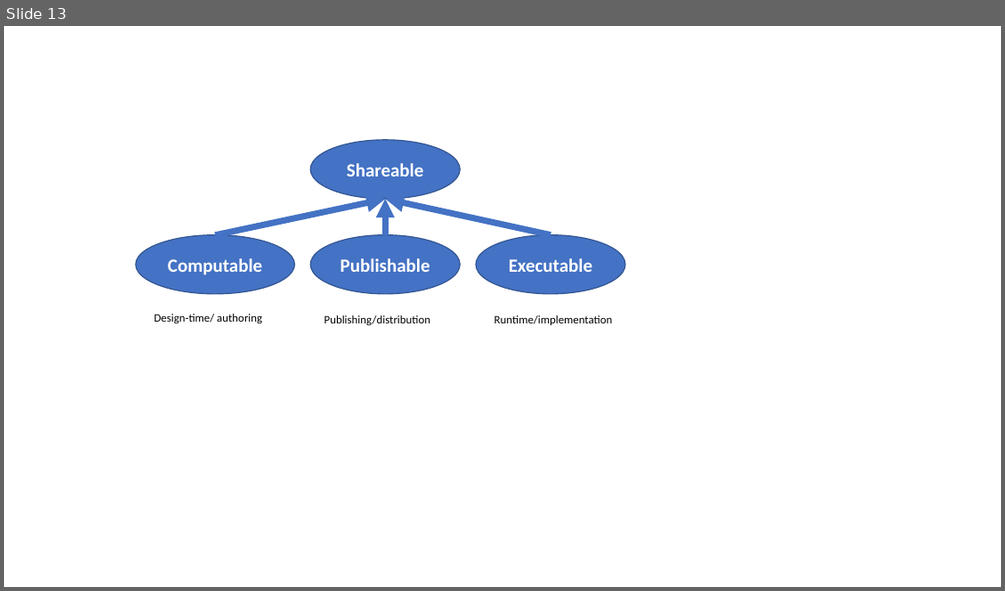
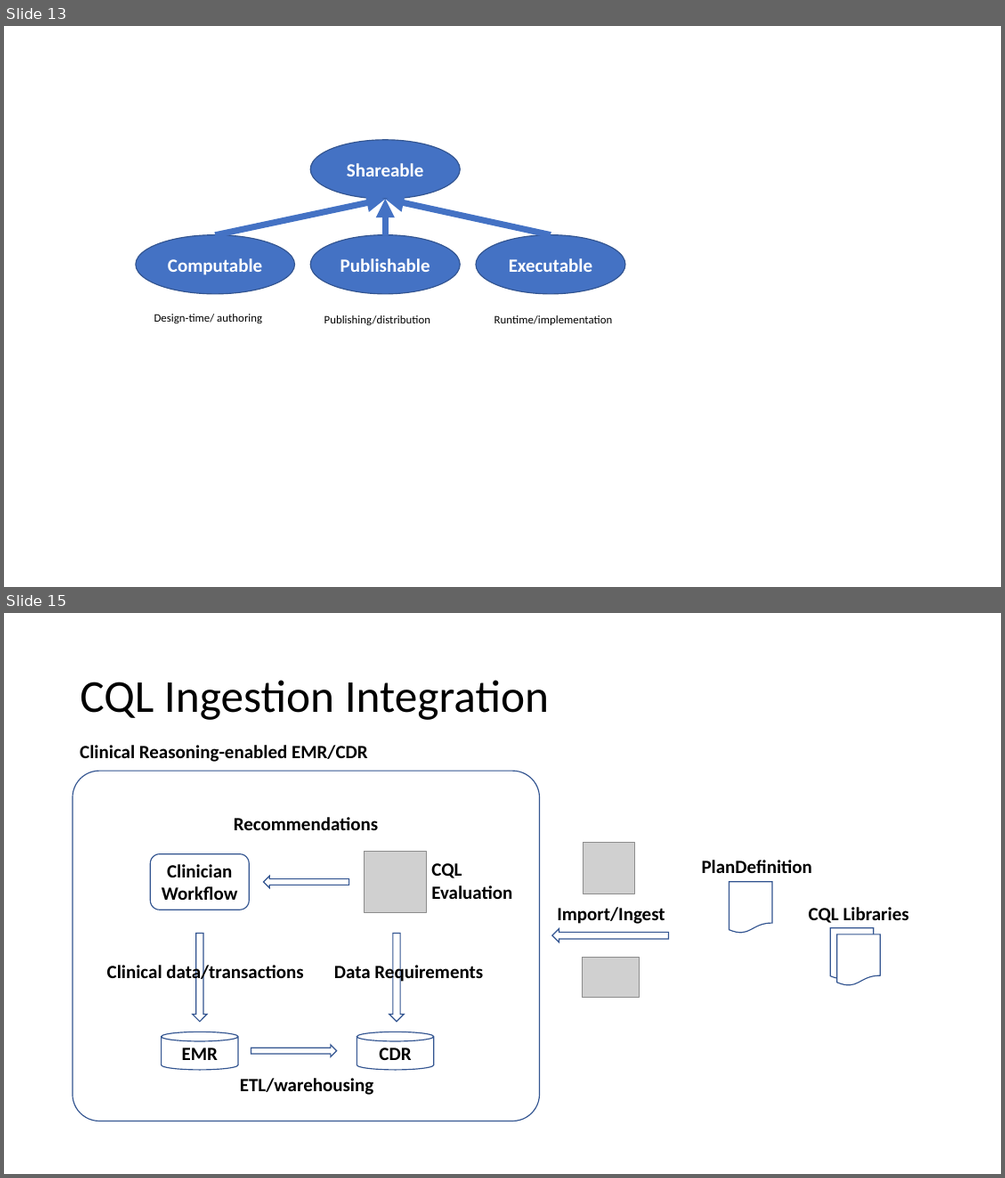
Before and after one commit to HL7/cqf-recommendations, a slide deck: docs/common-diagrams.pptx. Shown one above the other, each under a label of ours: slide 13 before the commit, slides 13 and 15 after it; the slides between them are not shown. The pictures are 1005x591 and 1005x1178 pixels, drawn with LibreOffice and Linux fonts; fonts in the diff are those of the drawing; grey boxes stand for pictures. Boxes give left, top, right and bottom in pixels: in the first picture for what was removed or moved away, otherwise in the second. Text is boxed around its words. In the diff, an @@ line names an element or a change of style, - is before the commit and + after.

```diff
--- a/docs/common-diagrams.pptx
+++ b/docs/common-diagrams.pptx
@@ slide 15 added at (4,613,1001,1174), background #FFFFFF @@
@@ title added at (80,680,549,720), 44 pt, text #000000 @@
+CQL Ingestion Integration
@@ text added at (80,745,368,762), 18 pt, text #000000, bold @@
+Clinical Reasoning-enabled EMR/CDR
@@ rounded rectangle added at (73,771,540,1121), outline #325491 1 pt @@
@@ text added at (234,817,379,830), 18 pt, text #000000, bold @@
+Recommendations
@@ picture added at (364,852,426,912) @@
@@ picture added at (582,842,634,893) @@
@@ rounded rectangle added at (151,854,250,909), fill #FFFFFF, outline #325491 1 pt, 18 pt, text #000000, bold @@
+Clinician Workflow
@@ right arrow added at (264,876,348,887), fill #FFFFFF, outline #325491 1 pt @@
@@ text added at (431,863,512,899), 18 pt, text #000000, bold @@
+CQL
+Evaluation
@@ text added at (702,860,812,873), 18 pt, text #000000, bold @@
+PlanDefinition
@@ flow chart document added at (729,882,773,933), outline #325491 1 pt @@
@@ right arrow added at (552,929,668,942), fill #FFFFFF, outline #325491 1 pt @@
@@ text added at (557,907,664,924), 18 pt, text #000000, bold @@
+Import/Ingest
@@ text added at (809,907,909,923), 18 pt, text #000000, bold @@
+CQL Libraries
@@ flow chart document added at (830,928,874,980), outline #325491 1 pt @@
@@ right arrow added at (193,933,208,1022), fill #FFFFFF, outline #325491 1 pt @@
@@ right arrow added at (389,933,404,1022), fill #FFFFFF, outline #325491 1 pt @@
@@ picture added at (582,957,639,997) @@
@@ flow chart document added at (837,934,881,986), fill #FFFFFF, outline #325491 1 pt @@
@@ text added at (107,963,303,984), 18 pt, text #000000, bold @@
+Clinical data/transactions
@@ text added at (334,963,483,984), 18 pt, text #000000, bold @@
+Data Requirements
@@ cylinder added at (161,1032,238,1070), fill #FFFFFF, outline #325491 1 pt, 18 pt, text #000000, bold @@
+EMR
@@ cylinder added at (357,1032,434,1070), fill #FFFFFF, outline #325491 1 pt, 18 pt, text #000000, bold @@
+CDR
@@ right arrow added at (251,1045,336,1056), fill #FFFFFF, outline #325491 1 pt @@
@@ text added at (240,1078,374,1094), 18 pt, text #000000, bold @@
+ETL/warehousing
```
Also in this commit, not shown: 1 other slide added, 9 other files.
